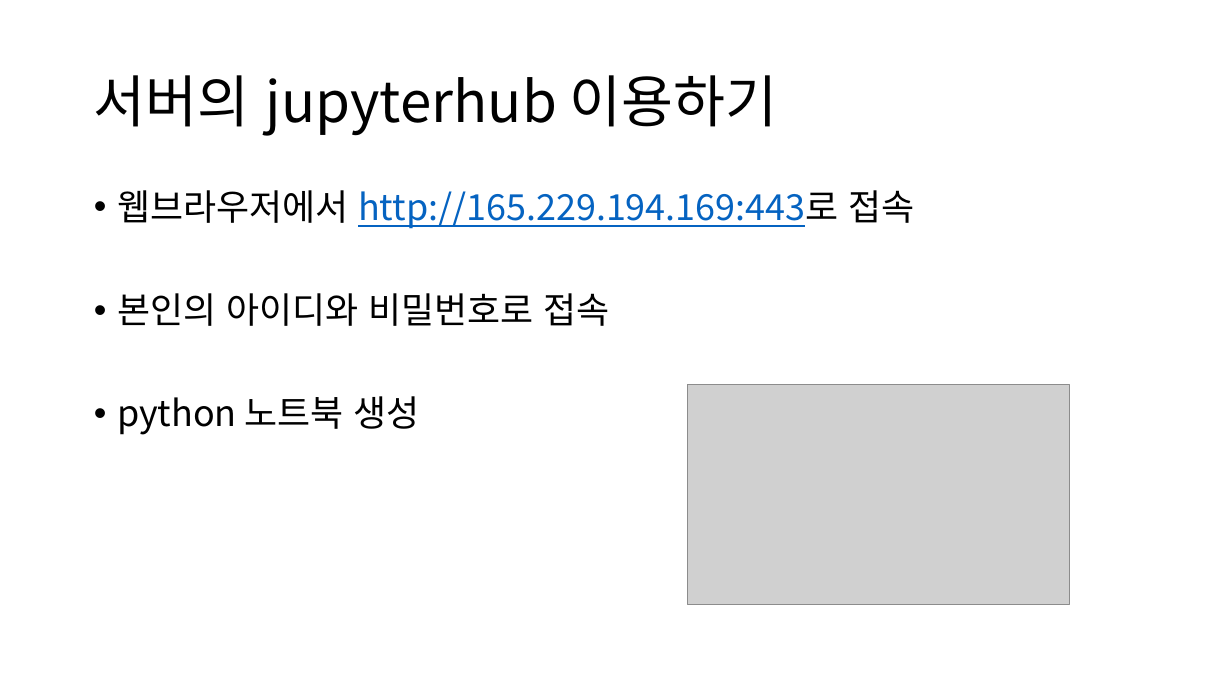
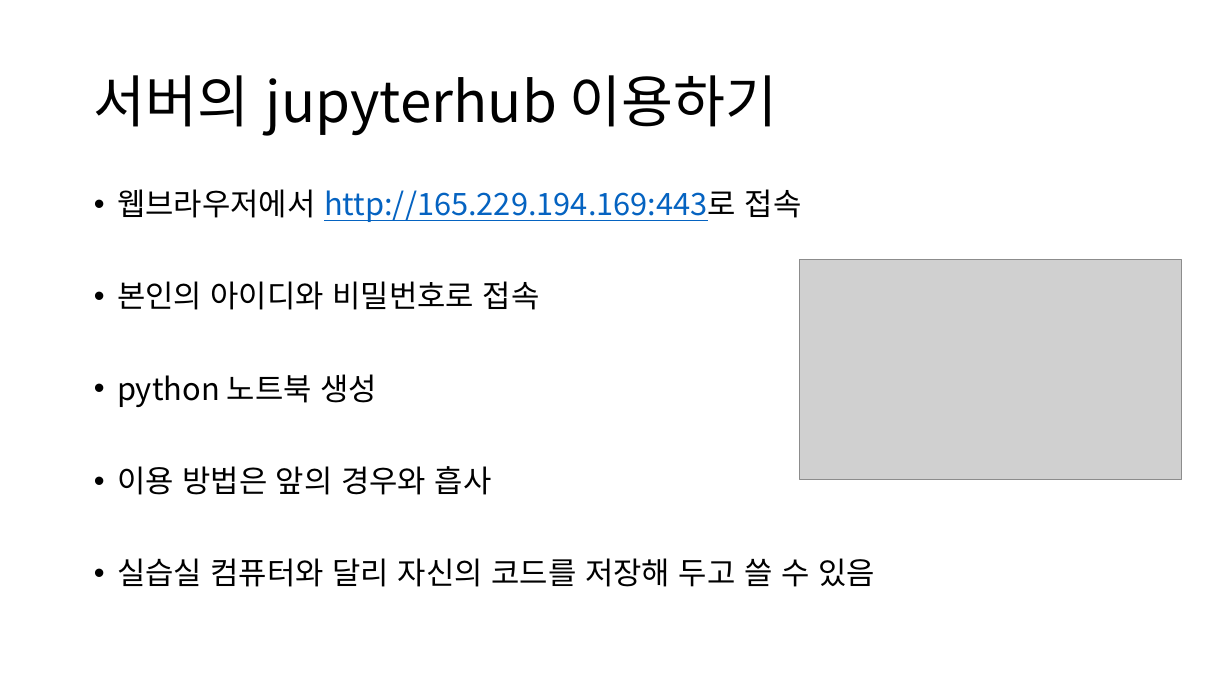
Before and after one commit to ksublee/SPuP, a slide deck: slide 23 of ppt/Python_1_소개.pptx. Drawn at 1232x693 pixels with LibreOffice and Linux fonts; fonts in the diff are those of the drawing; grey boxes stand for pictures. Boxes give left, top, right and bottom in pixels: in the first picture for what was removed or moved away, otherwise in the second. Text is boxed around its words. In the diff, an @@ line names an element or a change of style, - is before the commit and + after.

```diff
--- a/ppt/Python_1_소개.pptx
+++ b/ppt/Python_1_소개.pptx
@@ text at (117,189,802,407): size 28 to 24 pt in "웹브라우저에서 http://165.229.194.169:443로 접속", "본인의 아이디와 비밀번호로 접속", "python 노트북 생성" @@
@@ picture: place and size @@
-picture at (688,385,1070,605)
+picture at (799,260,1182,480)
@@ text at (117,466,875,587): paragraphs added @@
+• 이용 방법은 앞의 경우와 흡사
+• 실습실 컴퓨터와 달리 자신의 코드를 저장해 두고 쓸 수 있음
```
Also in this commit, not shown: 4 other slides changed, 5 slides added.
